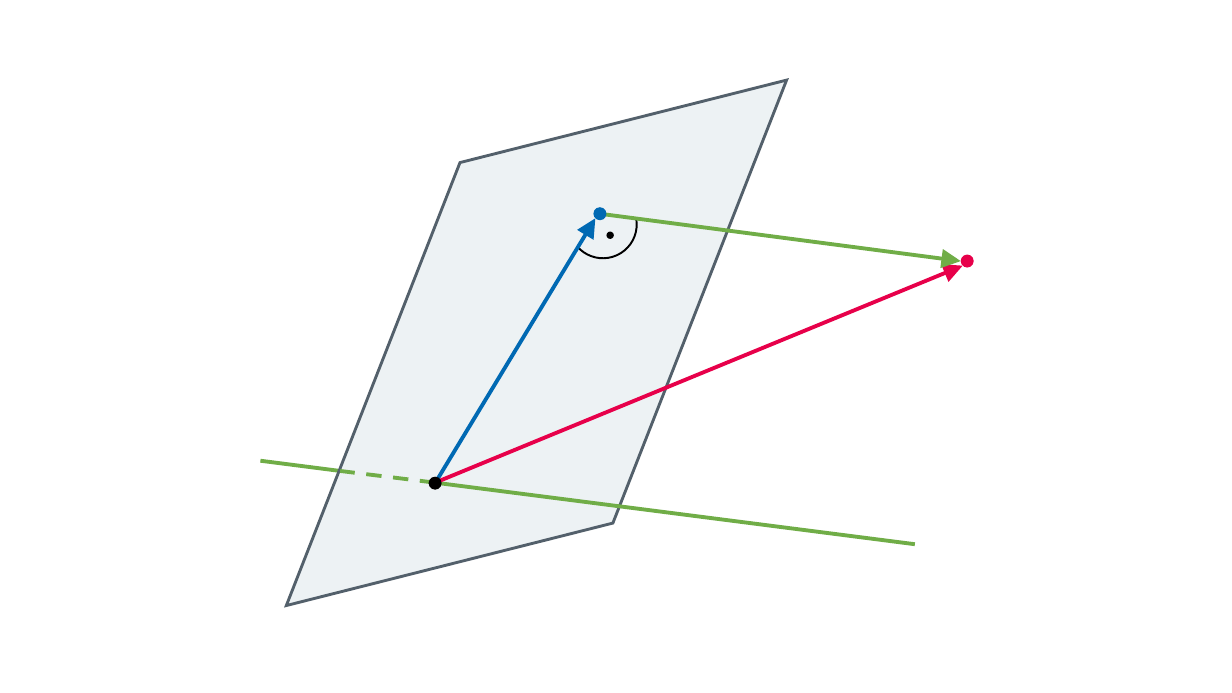
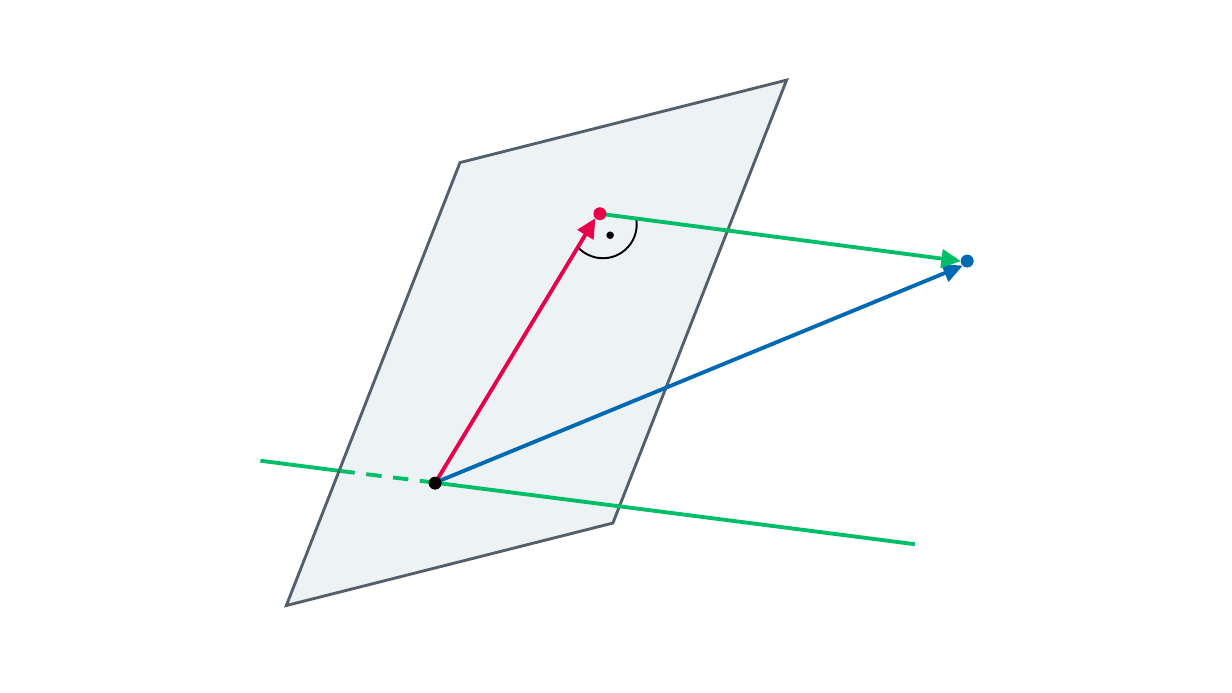
Before and after one commit to mrvnthss/QuantFoundationsAI, a slide deck: slide 1 of other/pptx/orthogonal-decomposition.pptx. Drawn at 1232x693 pixels with LibreOffice and Linux fonts; fonts in the diff are those of the drawing. Boxes give left, top, right and bottom in pixels: in the first picture for what was removed or moved away, otherwise in the second. Text is boxed around its words. In the diff, an @@ line names an element or a change of style, - is before the commit and + after.

```diff
--- a/other/pptx/orthogonal-decomposition.pptx
+++ b/other/pptx/orthogonal-decomposition.pptx
@@ ellipse at bbox=[593, 207, 606, 220]: fill #0069B3 to #E7004A @@
@@ arrow (435, 482) - (595, 218): stroke #0069B3 3 pt to #E7004A 3 pt @@
@@ arrow (961, 262) - (600, 213): stroke #70AD47 3 pt to #00BD67 3 pt @@
@@ arrow (435, 482) - (963, 266): stroke #E7004A 3 pt to #0069B3 3 pt @@
@@ ellipse at bbox=[961, 255, 974, 268]: fill #E7004A to #0069B3 @@
@@ line (340, 471) - (261, 461): stroke #70AD47 3 pt to #00BD67 3 pt @@
@@ line (435, 482) - (340, 471): stroke #70AD47 3 pt dashed to #00BD67 3 pt dashed @@
@@ line (915, 544) - (435, 482): stroke #70AD47 3 pt to #00BD67 3 pt @@
```
Also in this commit, not shown: 4 other files.
